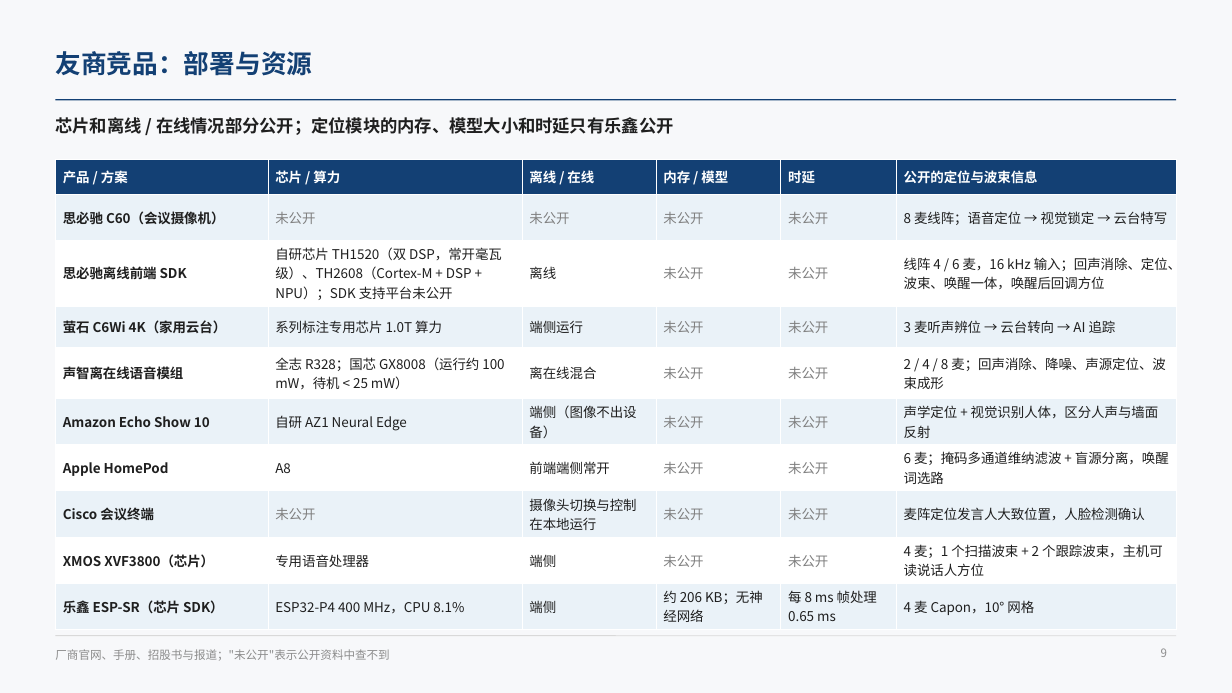
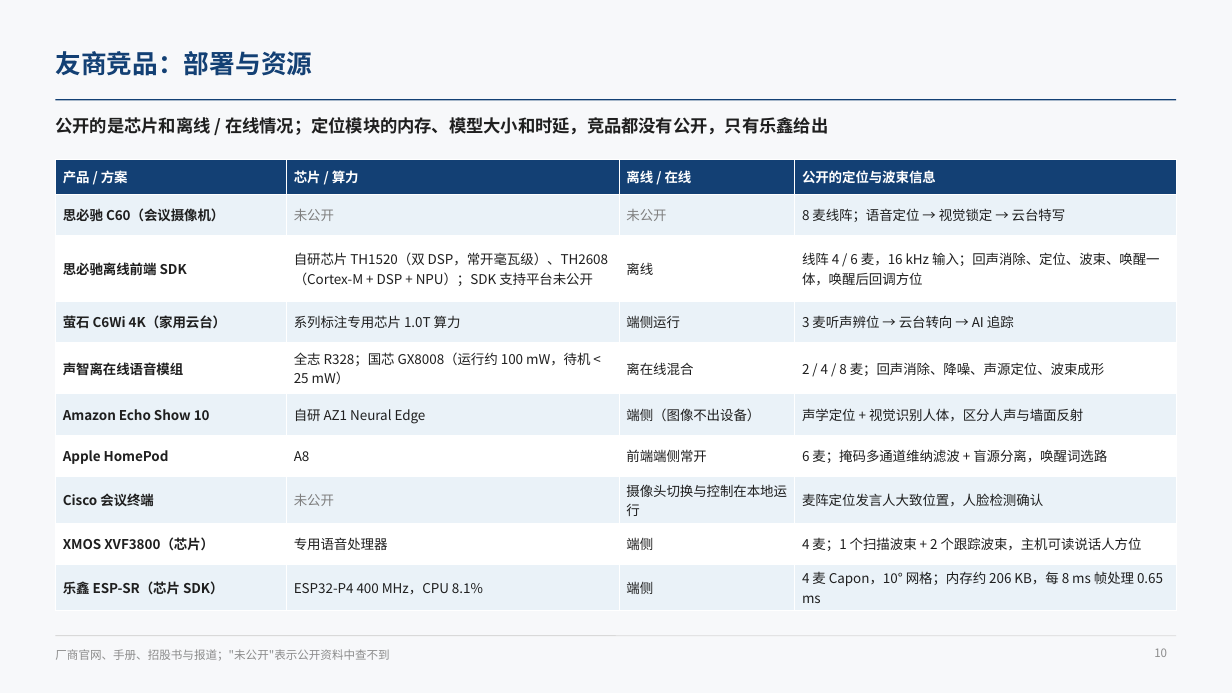
Before and after one commit to ZeroFoxxi/ssl-scene1, a slide deck: slide 10 of 01_场景一_摄像头声源定位/技术总结/声源定位与波束成形技术总结.pptx (slide 9 before the commit). Drawn at 1232x693 pixels with LibreOffice and Linux fonts; fonts in the diff are those of the drawing. Boxes give left, top, right and bottom in pixels: in the first picture for what was removed or moved away, otherwise in the second. Text is boxed around its words. In the diff, an @@ line names an element or a change of style, - is before the commit and + after.

```diff
--- a/01_场景一_摄像头声源定位/技术总结/声源定位与波束成形技术总结.pptx
+++ b/01_场景一_摄像头声源定位/技术总结/声源定位与波束成形技术总结.pptx
@@ text at [55, 117, 828, 135]: text changed @@
-芯片和离线 / 在线情况部分公开；定位模块的内存、模型大小和时延只有乐鑫公开
+公开的是芯片和离线 / 在线情况；定位模块的内存、模型大小和时延，竞品都没有公开，只有乐鑫给出
@@ table at [55, 159, 1177, 607] @@
-column 4: 内存 / 模型 | 未公开 | 未公开 | 未公开 | 未公开 | 未公开 | 未公开 | 未公开 | 未公开 | 约 206 KB；无神经网络
-column 5: 时延 | 未公开 | 未公开 | 未公开 | 未公开 | 未公开 | 未公开 | 未公开 | 未公开 | 每 8 ms 帧处理 0.65 ms
-column 6: 公开的定位与波束信息 | 8 麦线阵；语音定位 → 视觉锁定 → 云台特写 | 线阵 4 / 6 麦，16 kHz 输入；回声消除、定位、波束、唤醒一体，唤醒后回调方位 | 3 麦听声辨位 → 云台转向 → AI 追踪 | 2 / 4 / 8 麦；回声消除、降噪、声源定位、波束成形 | 声学定位 + 视觉识别人体，区分人声与墙面反射 | 6 麦；掩码多通道维纳滤波 + 盲源分离，唤醒词选路 | 麦阵定位发言人大致位置，人脸检测确认 | 4 麦；1 个扫描波束 + 2 个跟踪波束，主机可读说话人方位 | 4 麦 Capon，10° 网格
+column 4: 公开的定位与波束信息 | 8 麦线阵；语音定位 → 视觉锁定 → 云台特写 | 线阵 4 / 6 麦，16 kHz 输入；回声消除、定位、波束、唤醒一体，唤醒后回调方位 | 3 麦听声辨位 → 云台转向 → AI 追踪 | 2 / 4 / 8 麦；回声消除、降噪、声源定位、波束成形 | 声学定位 + 视觉识别人体，区分人声与墙面反射 | 6 麦；掩码多通道维纳滤波 + 盲源分离，唤醒词选路 | 麦阵定位发言人大致位置，人脸检测确认 | 4 麦；1 个扫描波束 + 2 个跟踪波束，主机可读说话人方位 | 4 麦 Capon，10° 网格；内存约 206 KB，每 8 ms 帧处理 0.65 ms
@@ page number at [1154, 648, 1167, 657]: text changed @@
-9
+10
```
Also in this commit, not shown: 2 other slides changed, 1 slide added, 9 other files.
